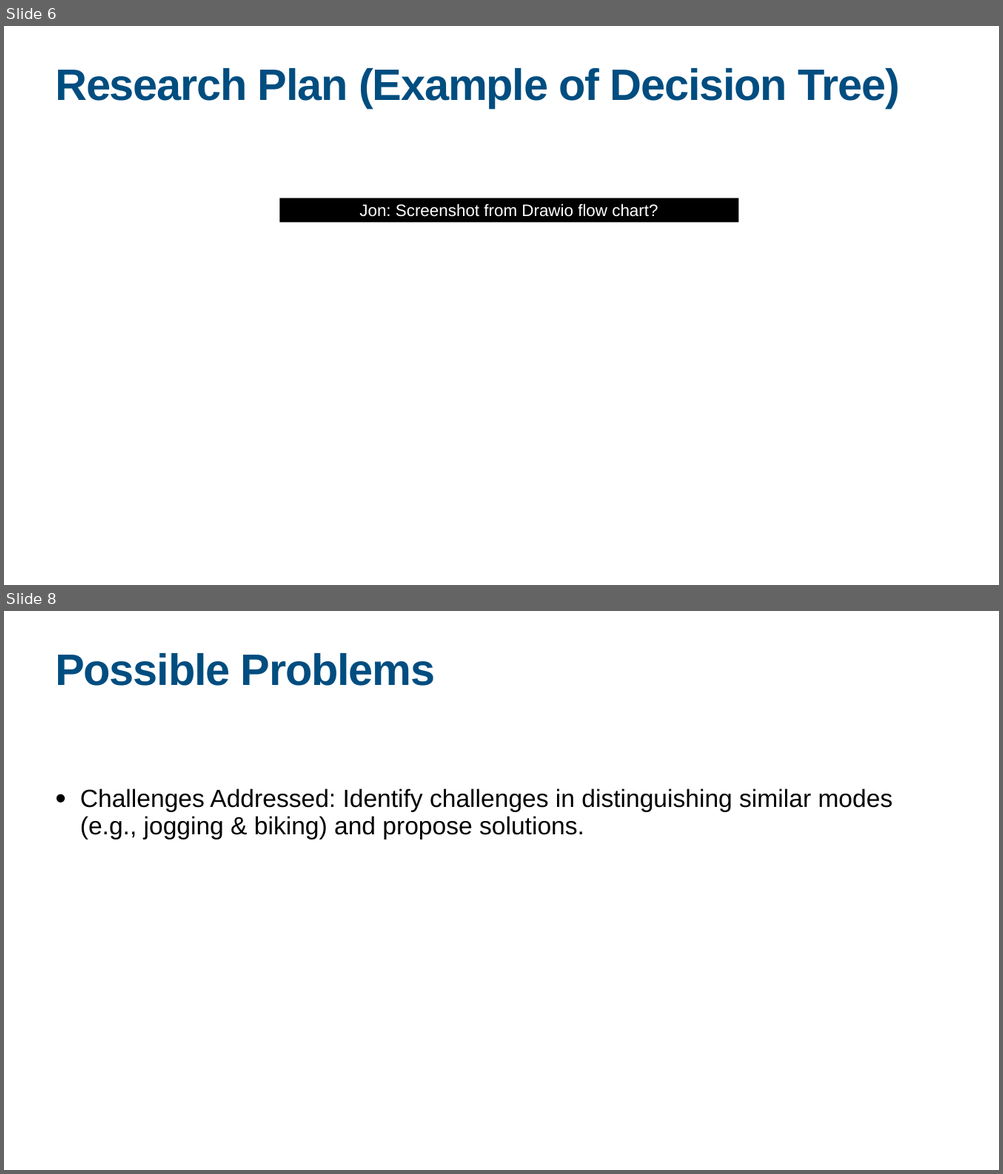
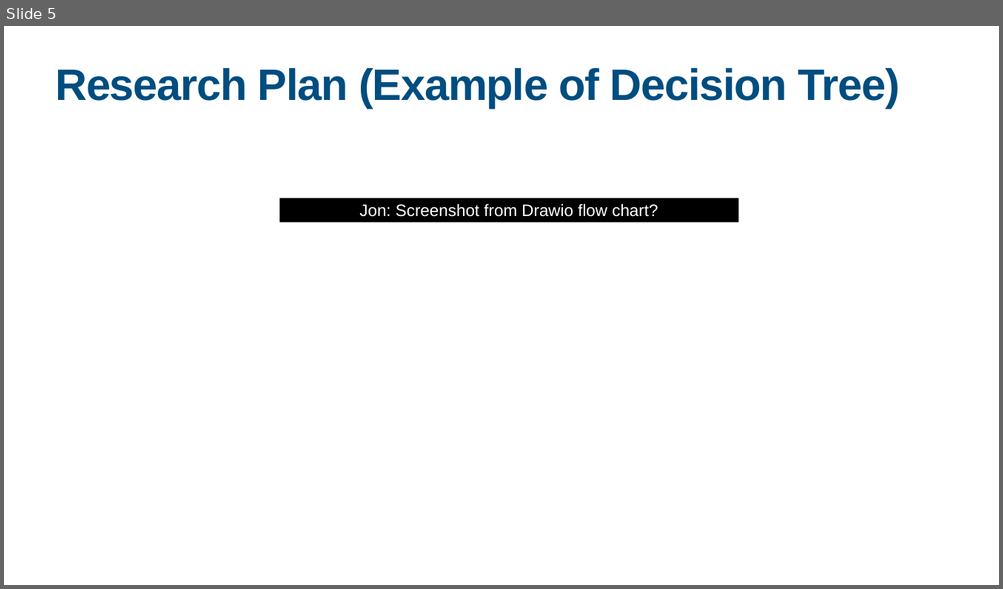
Before and after one commit to jonglr/GEO880-Project, a slide deck: Presentation.pptx. Shown one above the other, each under a label of ours: slides 6 and 8 before the commit, slide 5 after it; the slides between them are not shown. The pictures are 1003x1174 and 1003x589 pixels, drawn with LibreOffice and Linux fonts; fonts in the diff are those of the drawing. Boxes give left, top, right and bottom in pixels: in the first picture for what was removed or moved away, otherwise in the second. Text is boxed around its words. In the diff, an @@ line names an element or a change of style, - is before the commit and + after.

```diff
--- a/Presentation.pptx
+++ b/Presentation.pptx
@@ slide 8 removed at (x1=4, y1=611, x2=999, y2=1170), background #FFFFFF @@
@@ title removed at (x1=55, y1=653, x2=435, y2=686) @@
-Possible Problems
@@ text removed at (x1=80, y1=789, x2=893, y2=839) @@
-• Challenges Addressed: Identify challenges in distinguishing similar modes (e.g., jogging & biking) and propose solutions.
@@ what was slide 6 is now slide 5 @@
```
Also in this commit, not shown: 3 slides changed, 1 other slide removed.
